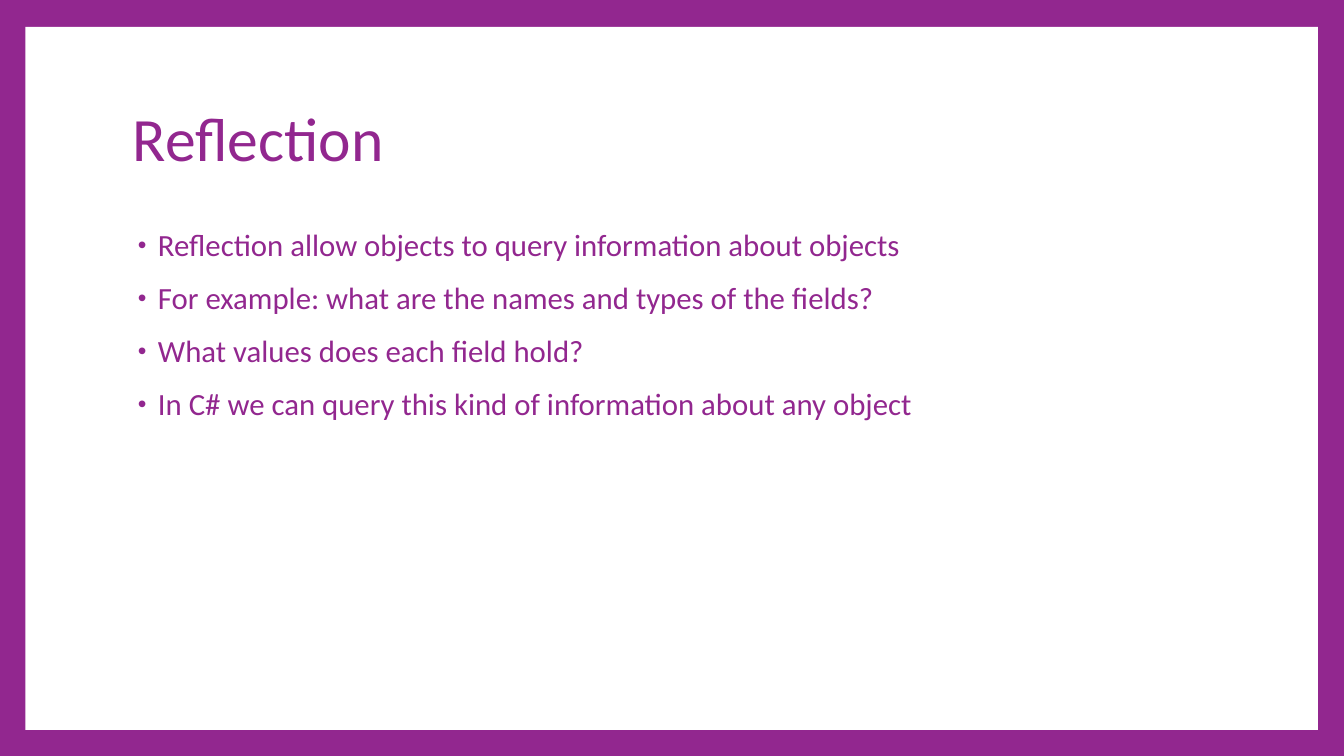
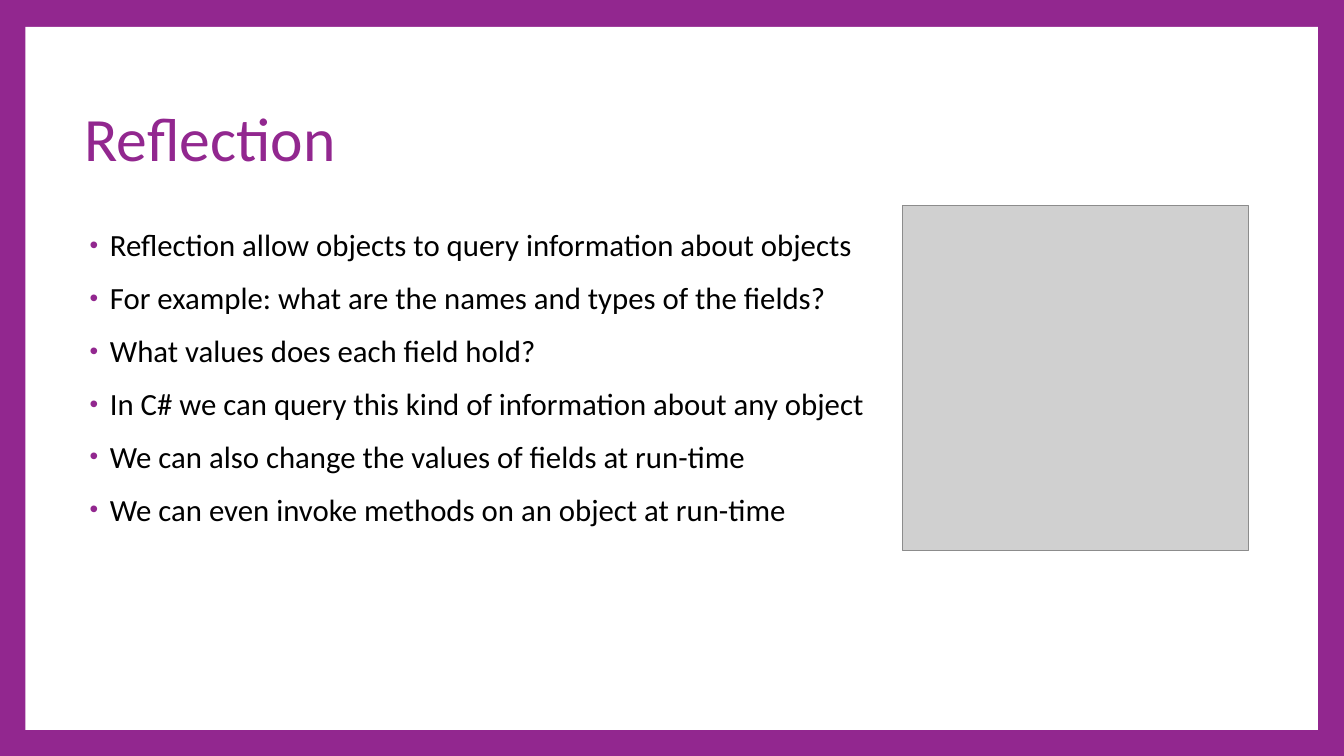
Before and after one commit to cdiggins/cs321, a slide deck: slide 11 of class-notes/cs321-winter-2023-lecture-17-classes-for-data.pptx (slide 8 before the commit). Drawn at 1344x756 pixels with LibreOffice and Linux fonts; fonts in the diff are those of the drawing; grey boxes stand for pictures. Boxes give left, top, right and bottom in pixels: in the first picture for what was removed or moved away, otherwise in the second. Text is boxed around its words. In the diff, an @@ line names an element or a change of style, - is before the commit and + after.

```diff
--- a/class-notes/cs321-winter-2023-lecture-17-classes-for-data.pptx
+++ b/class-notes/cs321-winter-2023-lecture-17-classes-for-data.pptx
@@ rectangle removed at (26, 27, 1318, 730) @@
@@ rectangle added at (26, 27, 1318, 730), fill #FFFFFF @@
@@ title "Reflection": place and size @@
-title "Reflection" at (133, 118, 384, 162)
+title "Reflection" at (85, 118, 336, 162)
@@ picture added at (902, 205, 1248, 550) @@
@@ text "Reflection allow objects to query ...": place and size @@
-text "Reflection allow objects to query ..." at (158, 234, 911, 421)
+text "Reflection allow objects to query ..." at (110, 234, 863, 527)
@@ text at (110, 234, 863, 421): text colour #92278F to #000000 in "Reflection allow objects to query information about ...", "For example: what are the names and ...", "What values does each field hold?", "In C# we can query this kind ..." @@
@@ text at (110, 446, 786, 527): paragraphs added @@
+• We can also change the values of fields at run-time
+• We can even invoke methods on an object at run-time
```
Also in this commit, not shown: 7 other slides changed, 8 slides added, 1 slide removed, 5 other files.
